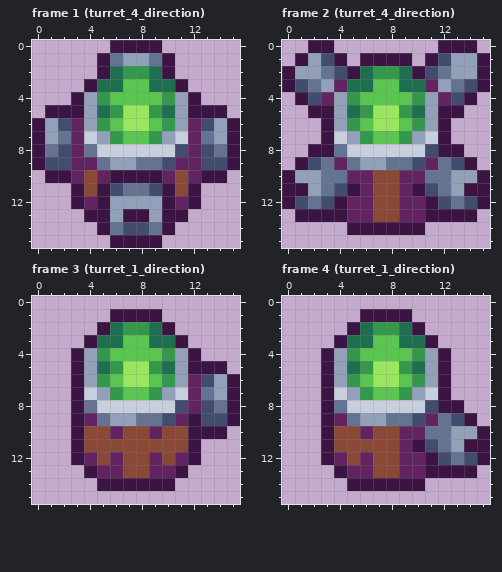
Pixel-art file, stored at core/assets/ase/actor_turret.aseprite. The first picture shows the starting point.
16x16 pixels, 14 frames. Shown: frame 1 (turret_4_direction), frame 2 (turret_4_direction), frame 3 (turret_1_direction), frame 4 (turret_1_direction). The commit also changed other frames, which this record leaves out.
Once edited:
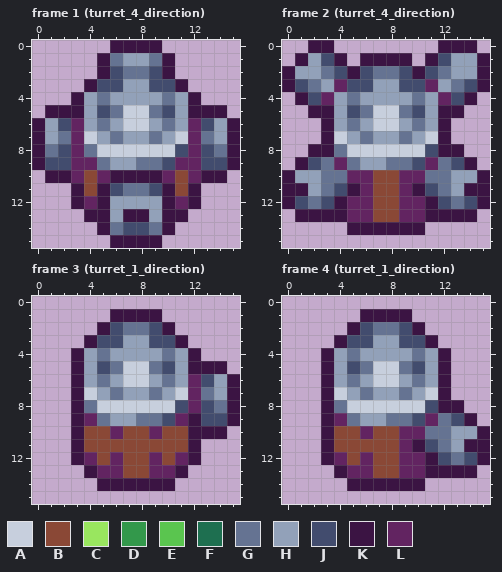
Palette (. is transparent): A #c7cfdd  B #8a4836  C #99e65f  D #33984b  E #5ac54f  F #1e6f50  G #657392  H #92a1b9  J #424c6e  K #3b1443  L #622461
Log entry: Turrets are now colored
What changed:
layer "normal" added
Changed rows in their new state; - is an unchanged pixel.
Frame 1 (turret_4_direction), layer "normal":
first column x 5:
 2 -JGGJ-
 3 JJHHJJ
 4 GHHHHG
 5 JGAAGJ
 6 GHAAHG
 7 -GHHG-
Frame 2 (turret_4_direction), layer "normal": the same change as frame 1 (turret_4_direction)
Frame 3 (turret_1_direction), layer "normal": the same change as frame 1 (turret_4_direction)
Frame 4 (turret_1_direction), layer "normal": the same change as frame 1 (turret_4_direction)
Where, in picture pixels (left, top, right, bottom), the same in both pictures:
changed: (97, 66, 175, 144)
changed: (347, 66, 425, 144)
changed: (97, 322, 175, 400)
changed: (347, 322, 425, 400)
